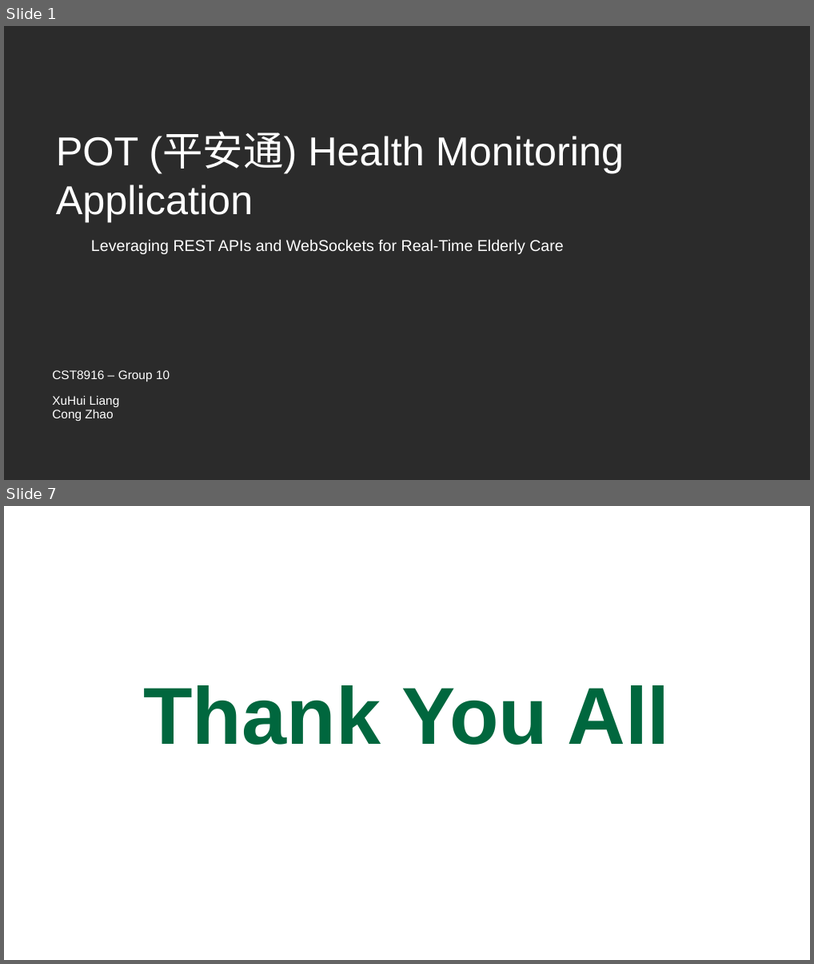
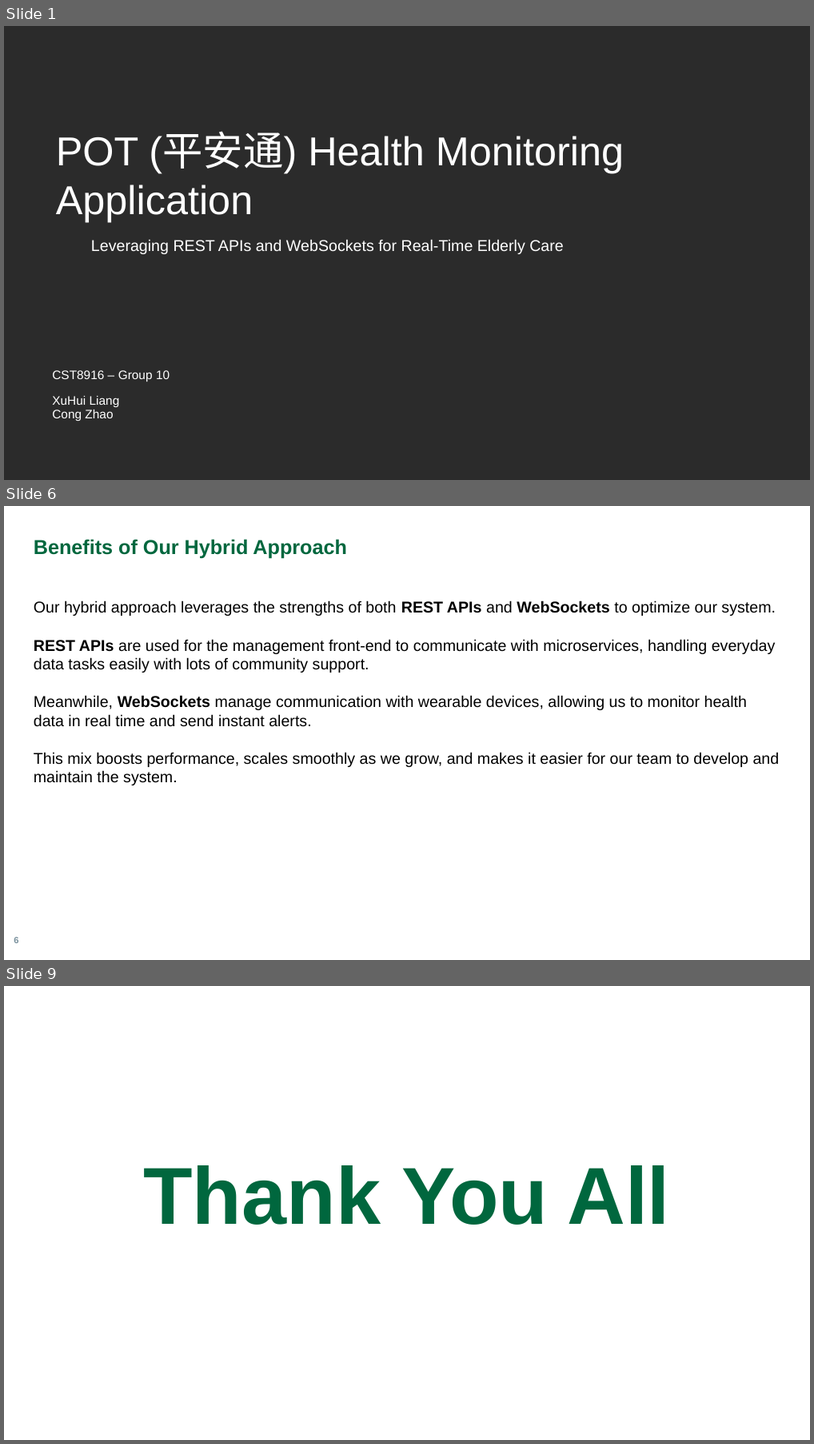
Before and after one commit to lian0138/CST8916_Assignment_1, a slide deck: Presentation.pptx. Shown one above the other, each under a label of ours: slides 1 and 7 before the commit, slides 1, 6 and 9 after it; the slides between them are not shown. The pictures are 814x964 and 814x1444 pixels, drawn with LibreOffice and Linux fonts; fonts in the diff are those of the drawing; background and template pictures are left out; a plain dark background stands for a picture behind light text. Boxes give left, top, right and bottom in pixels: in the first picture for what was removed or moved away, otherwise in the second. Text is boxed around its words. In the diff, an @@ line names an element or a change of style, - is before the commit and + after.

```diff
--- a/Presentation.pptx
+++ b/Presentation.pptx
@@ slide 6 added at (4, 506, 810, 960), background #FFFFFF @@
@@ text added at (34, 539, 347, 559), 18 pt, text #00673E, bold @@
+Benefits of Our Hybrid Approach
@@ text added at (34, 600, 780, 785), 14 pt, text #000000 @@
+Our hybrid approach leverages the strengths of both REST APIs and WebSockets to optimize our system.
+REST APIs are used for the management front-end to communicate with microservices, handling everyday data tasks easily with lots of community support.
+Meanwhile, WebSockets manage communication with wearable devices, allowing us to monitor health data in real time and send instant alerts.
+This mix boosts performance, scales smoothly as we grow, and makes it easier for our team to develop and maintain the system.
@@ page number added at (14, 936, 18, 943), 8 pt, text #78909C, bold @@
+6
@@ what was slide 7 is now slide 9 @@
```
Also in this commit, not shown: 1 slide changed, 5 other slides added, 4 slides removed, 2 other files.
